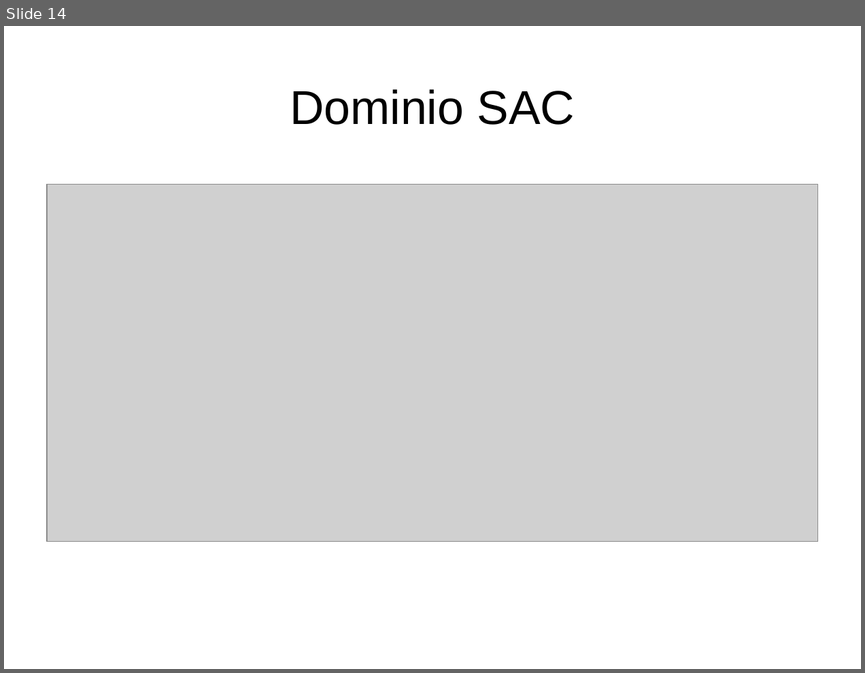
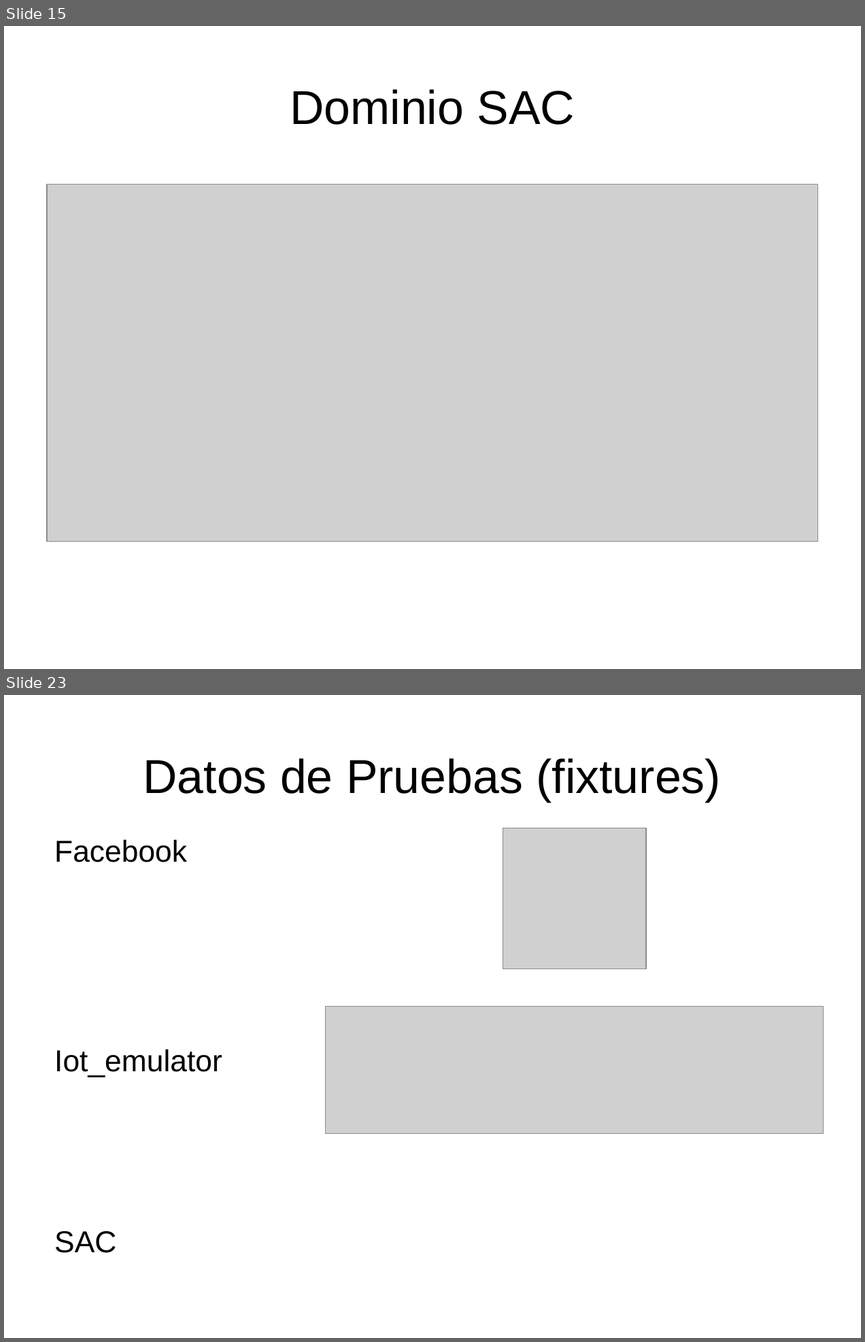
Before and after one commit to danielsalgadop/sac, a slide deck: docs/presentation/social_access_controller.odp. Shown one above the other, each under a label of ours: slide 14 before the commit, slides 15 and 23 after it; the slides between them are not shown. The pictures are 865x673 and 865x1342 pixels, drawn with LibreOffice and Linux fonts; fonts in the diff are those of the drawing; grey boxes stand for pictures. Boxes give left, top, right and bottom in pixels: in the first picture for what was removed or moved away, otherwise in the second. Text is boxed around its words. In the diff, an @@ line names an element or a change of style, - is before the commit and + after.

```diff
--- a/docs/presentation/social_access_controller.odp
+++ b/docs/presentation/social_access_controller.odp
@@ slide 23 added at box(4, 695, 861, 1338), background #FFFFFF @@
@@ title added at box(143, 758, 721, 802), 44 pt, text #000000 @@
+Datos de Pruebas (fixtures)
@@ picture added at box(503, 828, 646, 968) @@
@@ text added at box(54, 839, 187, 862), 28 pt, text #000000 @@
+Facebook
@@ picture added at box(326, 1006, 823, 1134) @@
@@ text added at box(54, 1049, 222, 1077), 28 pt, text #000000 @@
+Iot_emulator
@@ text added at box(54, 1231, 116, 1253), 28 pt, text #000000 @@
+SAC
@@ what was slide 14 is now slide 15 @@
```
Also in this commit, not shown: 8 other slides added, 2 slides removed, 12 other files.
